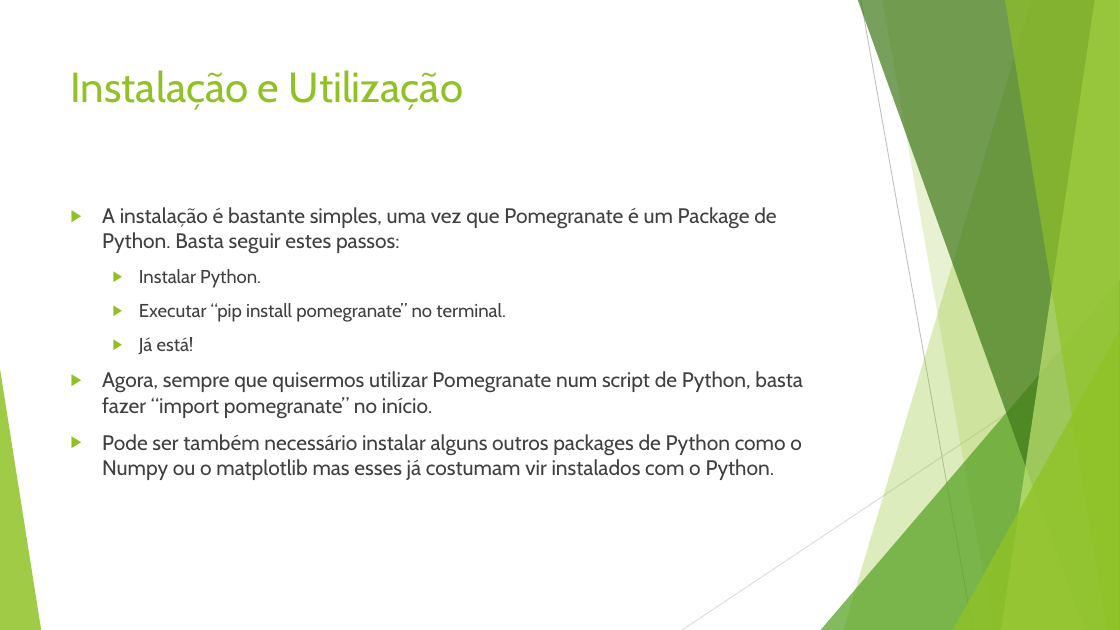
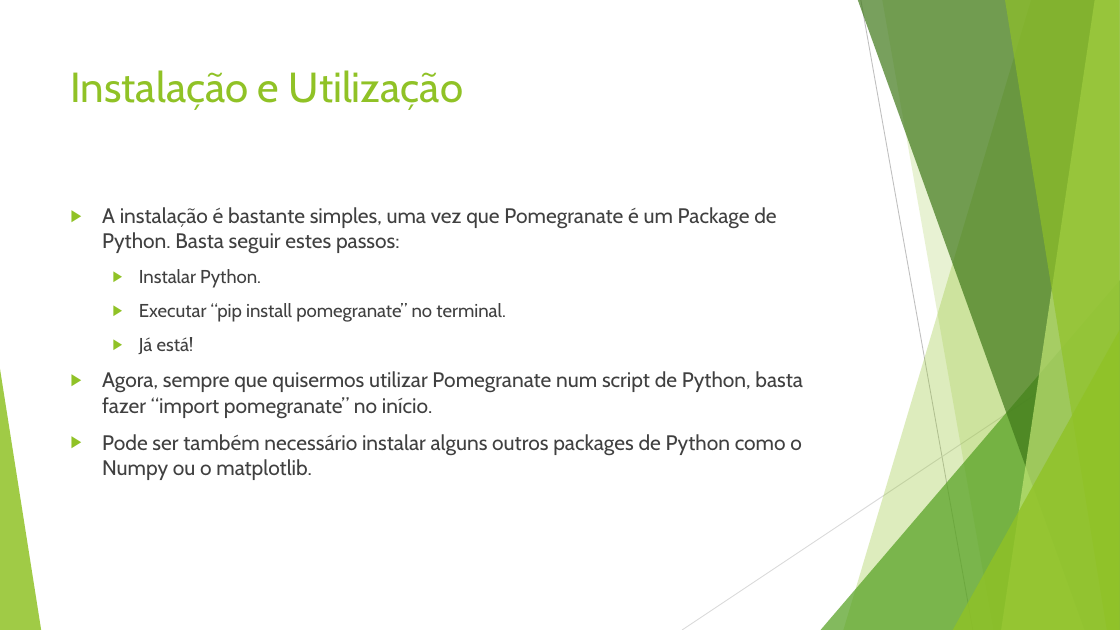
Before and after one commit to Rodrigelho/Probabilistic-Programming, a slide deck: slide 4 of PPL/Pomegranate.pptx. Drawn at 1120x630 pixels with LibreOffice and Linux fonts; fonts in the diff are those of the drawing. Boxes give left, top, right and bottom in pixels: in the first picture for what was removed or moved away, otherwise in the second. Text is boxed around its words. In the diff, an @@ line names an element or a change of style, - is before the commit and + after.

```diff
--- a/PPL/Pomegranate.pptx
+++ b/PPL/Pomegranate.pptx
@@ text at (x1=102, y1=434, x2=802, y2=480): text changed @@
-▶ Pode ser também necessário instalar alguns outros packages de Python como o Numpy ou o matplotlib mas esses já costumam vir instalados com o Python.
+▶ Pode ser também necessário instalar alguns outros packages de Python como o Numpy ou o matplotlib.
```
Also in this commit, not shown: 3 other slides changed.
